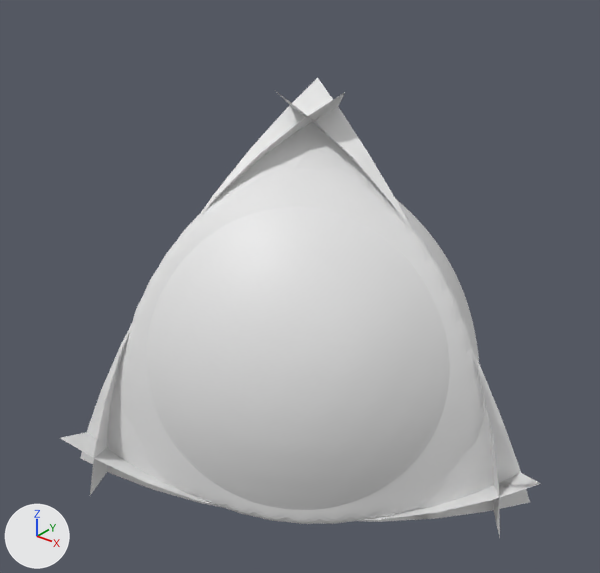
What one commit did to the Blender file 4d2mc.corner.rounded.blend.
One viewpoint serves both versions: a 50 mm camera at (1.46, -1.89, 1.36) aimed at (0.05, -0.12, 0.26). Every picture has the same lights, and +X, +Y and +Z are marked at lower left. The same objects are shown in both versions, whatever each file hides.

Names of what the first picture shows: 'Solid.001', 'Solid.004', 'Solid.Copy'.
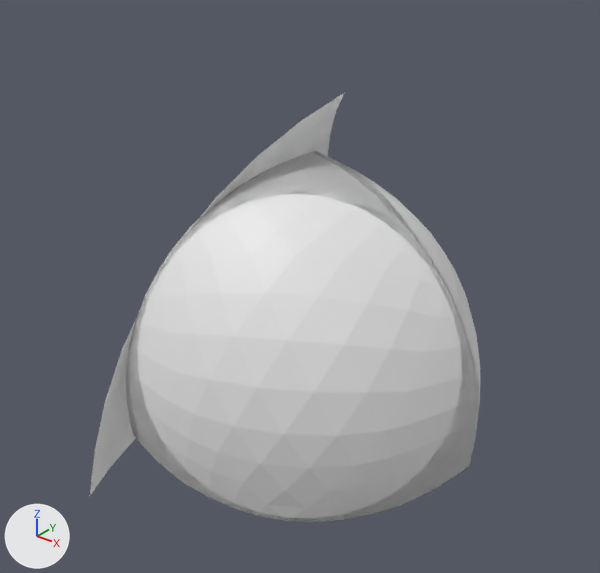
ob_empty_001 is not drawn itself; it is used by a modifier of ob_solid_copy.
ob_empty_000 is not drawn itself; it is used by a modifier of ob_solid_copy.
ob_empty__70_001 is not drawn itself; it is used by a modifier of ob_solid_copy.

Changed parts and their boxes [x1, y1, x2, y2] in the pictures (600 x 573 px; the box of a moved part takes in the faces that stretch with it):
'Solid.004', mesh rescaled, modifiers changed
    before: [117, 165, 484, 524]
    after: [130, 151, 479, 522]
'Solid.Copy', modifiers changed, reshaped
    before: [60, 78, 541, 538]
    after: [90, 92, 345, 495]
part 1 of me_solid_004, moved or reshaped (not visible afterwards)
    before: [117, 165, 484, 524]

Patch to the scene script:
```diff
--- a/4d2mc.corner.rounded.blend.py
+++ b/4d2mc.corner.rounded.blend.py
@@ me_solid_004 @@
 me_solid_004.from_pydata(...)  # 515 vertices, 1024 faces, 4 loose edges; spans x -0.495..0.67, y -0.58..0.58, z -0.455..0.711
 # used by ob_solid_004; location = (0.0, 0.0, 0.0)
+# me_solid_004 part 1: the whole mesh is scaled about the mesh origin by 0.98
@@ ob_solid_copy @@
 _m = ob_solid_copy.modifiers.new('Array.120', 'ARRAY')
 _m.use_object_offset = True
-_m.offset_object = ob_empty_000
 _m = ob_solid_copy.modifiers.new('Array.240', 'ARRAY')
@@ ob_solid_copy @@
 _m = ob_solid_copy.modifiers.new('Array.240', 'ARRAY')
 _m.use_object_offset = True
-_m.offset_object = ob_empty_001
 _m = ob_solid_copy.modifiers.new('Array', 'ARRAY')
@@ ob_solid_copy @@
 _m = ob_solid_copy.modifiers.new('Array', 'ARRAY')
 _m.use_object_offset = True
-_m.offset_object = ob_empty__70_001
@@ ob_solid_004 @@
 ob_solid_004.location = (0.0, 0.0, 0.0)
-_m = ob_solid_004.modifiers.new('Subsurf', 'SUBSURF')
-_m.levels = 2
+_m = ob_solid_004.modifiers.new('Boolean', 'BOOLEAN')
+_m.object = ob_solid_001
+_m.operation = 'INTERSECT'
+_m.solver = 'FLOAT'
@@ ob_empty__70_001 @@
 ob_empty__70_001 = bpy.data.objects.new('Empty.-70.001', None)
-ob_empty__70_001.location = (0.0, 0.0, 0.0)
-ob_empty__70_001.rotation_euler = (-3.142, -1.231, 0.0)  # degrees (-180, -71, 0)
+ob_empty__70_001.location = (2.0, 2.0, 2.0)
+ob_empty__70_001.rotation_euler = (3.142, 0.955, 0.785)  # degrees (180, 55, 45)
 ob_empty__70_001.hide_viewport = True
@@ ob_empty_000 @@
 ob_empty_000 = bpy.data.objects.new('Empty.000', None)
-ob_empty_000.location = (0.0, 0.0, 0.0)
-ob_empty_000.rotation_euler = (0.0, 0.0, 2.094)  # degrees (0, 0, 120)
+ob_empty_000.location = (1.0, 1.0, 1.0)
+ob_empty_000.rotation_euler = (0.886, -0.421, -3.605)  # degrees (51, -24, -207)
 ob_empty_000.hide_viewport = True
@@ ob_empty_001 @@
 ob_empty_001 = bpy.data.objects.new('Empty.001', None)
-ob_empty_001.location = (0.0, 0.0, 0.0)
-ob_empty_001.rotation_euler = (0.0, 0.0, -2.094)  # degrees (0, 0, -120)
+ob_empty_001.location = (2.0, 2.0, 2.0)
+ob_empty_001.rotation_euler = (3.142, 0.955, 0.785)  # degrees (180, 55, 45)
 ob_empty_001.hide_viewport = True
```
